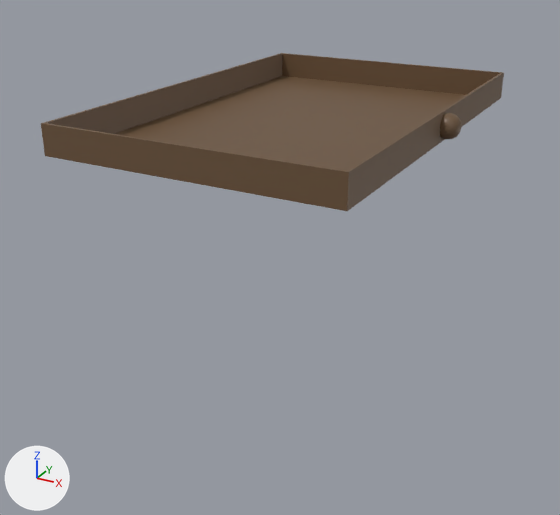
The Blender file DeeperAndDeeper/Assets/AssetsDeeperAndDeeper/Art/Models/Blend/desktop.blend: old version first, new version second.
The view is the same before and after, from a 50 mm lens placed at (2.44, -6.3, 2.98), pointed at (-0.23, -1.43, 0.54). Every picture has the same lights, and +X, +Y and +Z are marked at lower left.

In view in the first picture: 'Tiroir'.
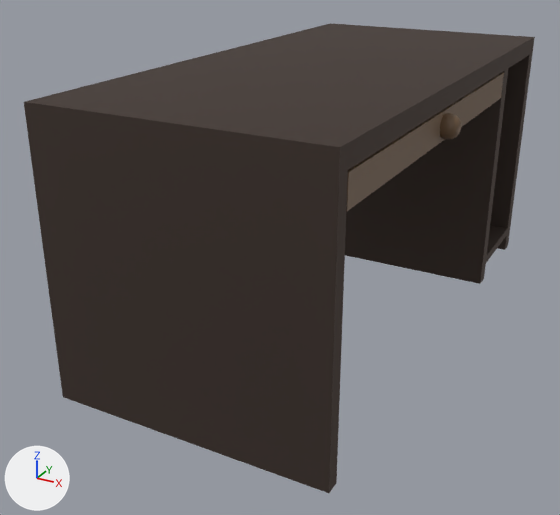
Diff of the bpy script that builds the scene:
```diff
--- a/DeeperAndDeeper/Assets/AssetsDeeperAndDeeper/Art/Models/Blend/desktop.blend.py
+++ b/DeeperAndDeeper/Assets/AssetsDeeperAndDeeper/Art/Models/Blend/desktop.blend.py
@@ ob_bureau @@
 ob_bureau.location = (0.0, 0.0, 0.0)
-ob_bureau.hide_set(True)
```

Boxes (x1, y1, x2, y2) around the edits, measured in the pictures (560 x 515 px):
'Bureau', shown
    after: (24, 23, 535, 493)
'Tiroir', unchanged, covered by the edit
    before: (41, 53, 504, 211)
    after: (346, 72, 504, 211)
